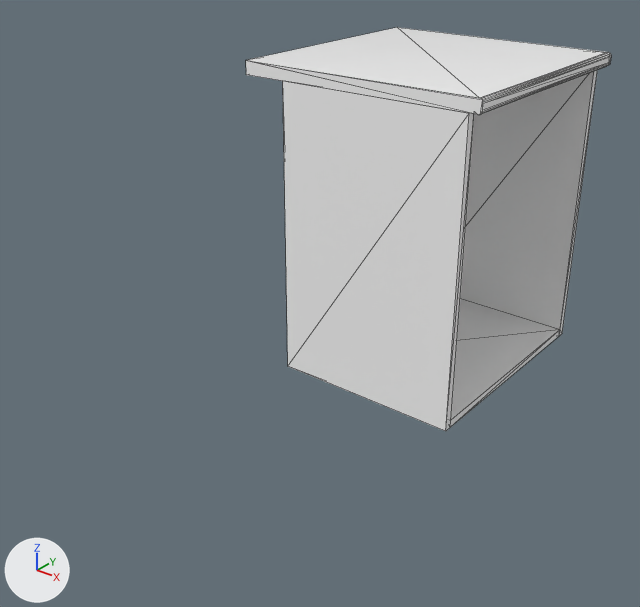
Renders of the glTF model public/models/corpuses/corpus_bottom_60.glb from each side of a commit.
Rendered twice from a 50 mm lens placed at (1.391, -1.474, 1.122), pointed at (0.274, -0.078, 0.257). Every picture has the same lights, and +X, +Y and +Z are marked at lower left. Mesh edges are drawn as thin lines. Vertices at the same position are counted once.

In view in the first picture: 'corpus_bottom_60'.
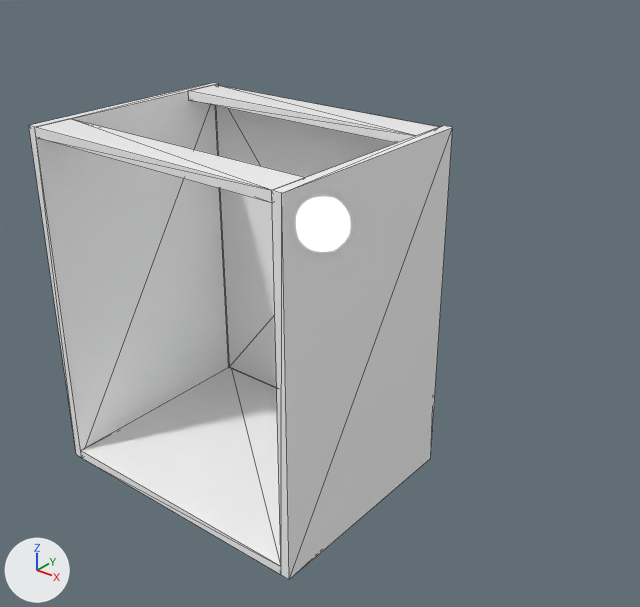
Scene script edits in JSON lines:
```json
{"block": "me_corpus_bottom_60", "where": "# used by ob_corpus_bottom_60; location = (0.0, 0.0, 0.0); rotation_euler = (-1.571, 0.0, 1.571), in degrees (-90, 0, 90)"}
{"op": "remove", "block": "me_corpus_bottom_60", "code": "me_corpus_bottom_60.from_pydata(...)  # 64 vertices, 108 faces; spans x 0.0..0.6, y -0.747..0.0, z -0.6..0.0"}
{"op": "add", "block": "me_corpus_bottom_60", "code": "me_corpus_bottom_60.from_pydata(...)  # 48 vertices, 72 faces; spans x 0.0..0.6, y -0.715..0.0, z -0.572..-0.108"}
{"block": "me_corpus_bottom_60", "change": "me_corpus_bottom_60 part 1: a new loose piece, a box spanning x 0.019..0.581, y -0.715..-0.696, z -0.197..-0.121, in mat_mat_korpusz (picture img_image_0)"}
{"block": "me_corpus_bottom_60", "change": "me_corpus_bottom_60 part 2"}
{"block": "me_corpus_bottom_60", "change": "31 vertices are removed from x 0.0..0.6, y -0.747..-0.715, z -0.6..0.0"}
{"block": "me_corpus_bottom_60", "change": "60 faces are deleted"}
{"block": "me_corpus_bottom_60", "change": "1 vertex moves from x 0.0, y -0.747, z -0.59 to x 0.019, y -0.715, z -0.496"}
{"block": "me_corpus_bottom_60", "change": "7 vertices are added at x 0.019..0.581, y -0.715..-0.696, z -0.572..-0.496"}
{"block": "me_corpus_bottom_60", "change": "12 new faces join them"}
{"op": "set", "path": "ob_corpus_bottom_60.rotation_euler", "old": "(-1.571, 0.0, 1.571)", "new": "(-1.571, 0.0, 0.0)", "note": "degrees (-90, 0, 90) -> degrees (-90, 0, 0)"}
```

Boxes (x1, y1, x2, y2) around the edits, measured in the pictures (640 x 607 px):
```json
{"object": "corpus_bottom_60", "change": "reshaped, turned", "before": [246, 27, 611, 431], "after": [29, 83, 452, 580]}
{"part": 1, "of": "me_corpus_bottom_60", "change": "added", "after": [188, 85, 438, 143]}
{"part": 2, "of": "me_corpus_bottom_60", "change": "cut back", "before": [246, 27, 611, 115], "after": [35, 119, 305, 203]}
```
